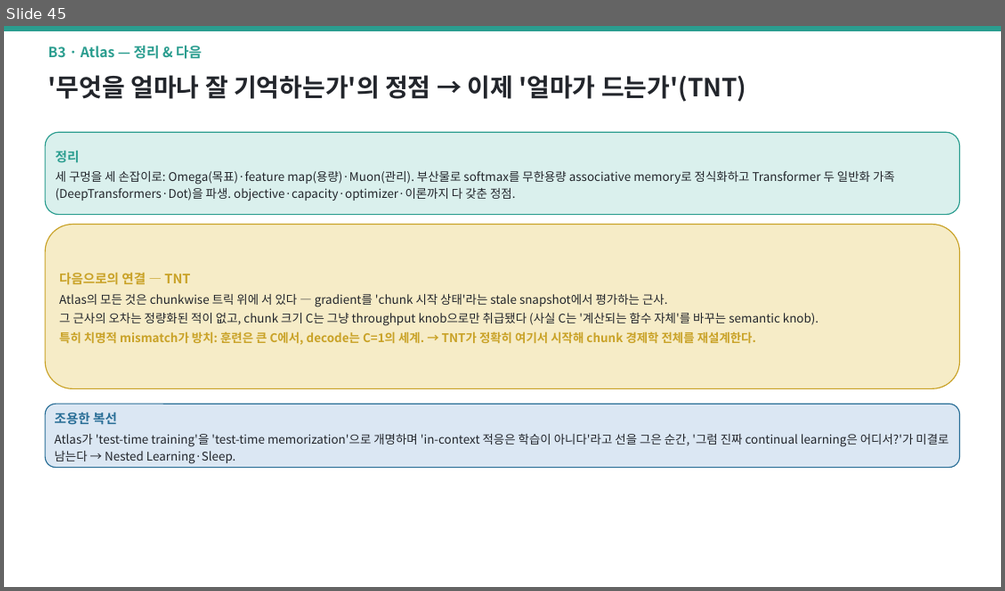
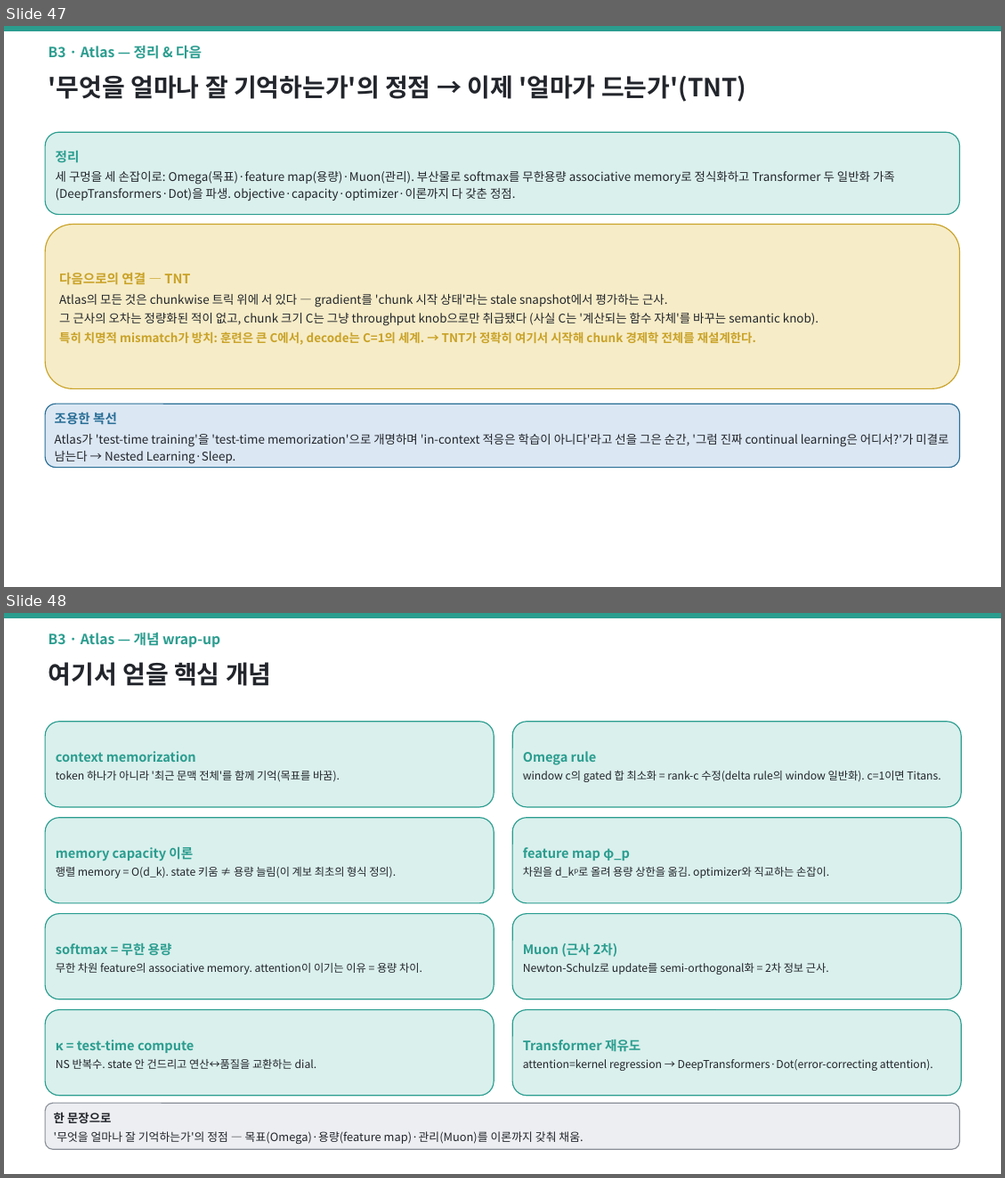
Before and after one commit to jimmylegendary/neural-memory-study, a slide deck: seminar/TTT-seminar.pptx. Shown one above the other, each under a label of ours: slide 45 before the commit, slides 47 and 48 after it. The pictures are 1005x591 and 1005x1178 pixels, drawn with LibreOffice and Linux fonts; fonts in the diff are those of the drawing. Boxes give left, top, right and bottom in pixels: in the first picture for what was removed or moved away, otherwise in the second. Text is boxed around its words. In the diff, an @@ line names an element or a change of style, - is before the commit and + after.

```diff
--- a/seminar/TTT-seminar.pptx
+++ b/seminar/TTT-seminar.pptx
@@ slide 48 added at (4, 613, 1001, 1174), background #FFFFFF @@
@@ rectangle added at (4, 613, 1001, 617), fill #2A9D8F, outline #2A9D8F 1 pt @@
@@ text added at (48, 633, 220, 648), 13.5 pt, text #2A9D8F, bold @@
+B3 · Atlas — 개념 wrap-up
@@ text added at (48, 662, 272, 686), 24 pt, text #22252B, bold @@
+여기서 얻을 핵심 개념
@@ rounded rectangle added at (45, 722, 494, 807), fill #DAF0ED, outline #2A9D8F 1 pt, 10.5 pt, text #22252B @@
+context memorization
+token 하나가 아니라 '최근 문맥 전체'를 함께 기억(목표를 바꿈).
@@ rounded rectangle added at (512, 722, 961, 807), fill #DAF0ED, outline #2A9D8F 1 pt, 10.5 pt, text #22252B @@
+Omega rule
+window c의 gated 합 최소화 = rank-c 수정(delta rule의 window 일반화). c=1이면 Titans.
@@ rounded rectangle added at (45, 817, 494, 903), fill #DAF0ED, outline #2A9D8F 1 pt, 10.5 pt, text #22252B @@
+memory capacity 이론
+행렬 memory = O(d_k). state 키움 ≠ 용량 늘림(이 계보 최초의 형식 정의).
@@ rounded rectangle added at (512, 817, 961, 903), fill #DAF0ED, outline #2A9D8F 1 pt, 10.5 pt, text #22252B @@
+feature map φ_p
+차원을 d_kᵖ로 올려 용량 상한을 옮김. optimizer와 직교하는 손잡이.
@@ rounded rectangle added at (45, 914, 494, 999), fill #DAF0ED, outline #2A9D8F 1 pt, 10.5 pt, text #22252B @@
+softmax = 무한 용량
+무한 차원 feature의 associative memory. attention이 이기는 이유 = 용량 차이.
@@ rounded rectangle added at (512, 914, 961, 999), fill #DAF0ED, outline #2A9D8F 1 pt, 10.5 pt, text #22252B @@
+Muon (근사 2차)
+Newton-Schulz로 update를 semi-orthogonal화 = 2차 정보 근사.
@@ rounded rectangle added at (45, 1009, 494, 1095), fill #DAF0ED, outline #2A9D8F 1 pt, 10.5 pt, text #22252B @@
+κ = test-time compute
+NS 반복수. state 안 건드리고 연산↔품질을 교환하는 dial.
@@ rounded rectangle added at (512, 1009, 961, 1095), fill #DAF0ED, outline #2A9D8F 1 pt, 10.5 pt, text #22252B @@
+Transformer 재유도
+attention=kernel regression → DeepTransformers·Dot(error-correcting attention).
@@ rounded rectangle added at (45, 1103, 960, 1149), fill #ECEEF1, outline #8A8F98 1 pt, 11 pt, text #22252B @@
+한 문장으로
+'무엇을 얼마나 잘 기억하는가'의 정점 — 목표(Omega)·용량(feature map)·관리(Muon)를 이론까지 갖춰 채움.
@@ what was slide 45 is now slide 47 @@
```
Also in this commit, not shown: 5 other slides added, 2 other files.
